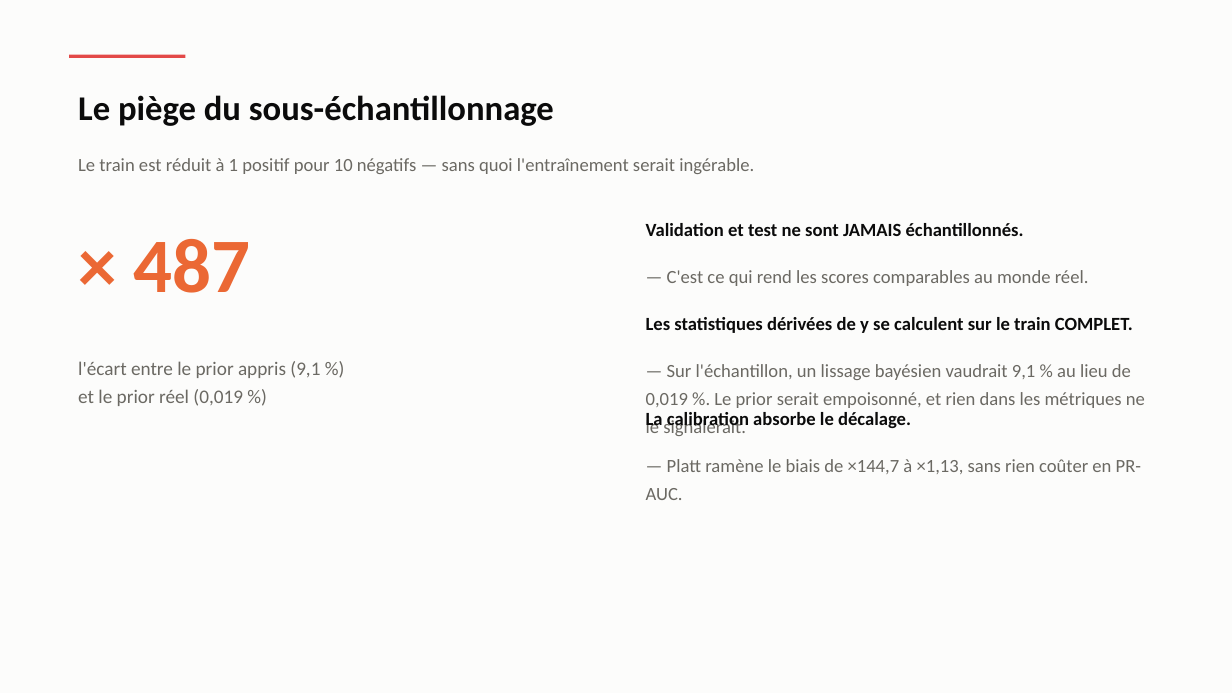
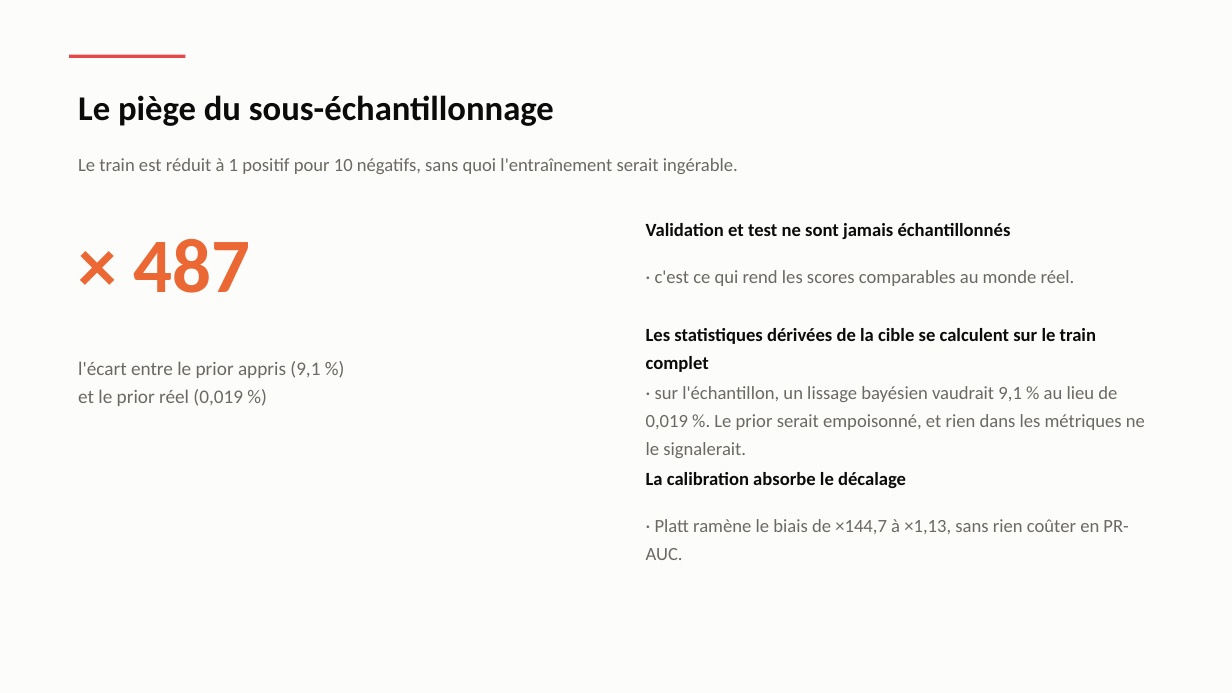
Before and after one commit to Hierogifle/terre-vent-feu-eau-data, a slide deck: slide 13 of presentation/soutenance.pptx (slide 9 before the commit). Drawn at 1232x693 pixels with LibreOffice and Linux fonts; fonts in the diff are those of the drawing. Boxes give left, top, right and bottom in pixels: in the first picture for what was removed or moved away, otherwise in the second. Text is boxed around its words. In the diff, an @@ line names an element or a change of style, - is before the commit and + after.

```diff
--- a/presentation/soutenance.pptx
+++ b/presentation/soutenance.pptx
@@ text at (x1=78, y1=158, x2=738, y2=174): text changed @@
-Le train est réduit à 1 positif pour 10 négatifs — sans quoi l'entraînement serait ingérable.
+Le train est réduit à 1 positif pour 10 négatifs, sans quoi l'entraînement serait ingérable.
@@ text at (x1=646, y1=223, x2=1011, y2=239): text changed @@
-Validation et test ne sont JAMAIS échantillonnés.
+Validation et test ne sont jamais échantillonnés
@@ text at (x1=655, y1=270, x2=1075, y2=286): text changed @@
-— C'est ce qui rend les scores comparables au monde réel.
+· c'est ce qui rend les scores comparables au monde réel.
@@ text at (x1=646, y1=328, x2=1096, y2=372): text changed @@
-Les statistiques dérivées de y se calculent sur le train COMPLET.
+Les statistiques dérivées de la cible se calculent sur le train complet
@@ text at (x1=646, y1=386, x2=1145, y2=458): text changed @@
-— Sur l'échantillon, un lissage bayésien vaudrait 9,1 % au lieu de 0,019 %. Le prior serait empoisonné, et rien dans les métriques ne le signalerait.
+· sur l'échantillon, un lissage bayésien vaudrait 9,1 % au lieu de 0,019 %. Le prior serait empoisonné, et rien dans les métriques ne le signalerait.
@@ text at (x1=646, y1=472, x2=906, y2=488): text changed @@
-La calibration absorbe le décalage.
+La calibration absorbe le décalage
@@ text at (x1=646, y1=519, x2=1128, y2=560): text changed @@
-— Platt ramène le biais de ×144,7 à ×1,13, sans rien coûter en PR-AUC.
+· Platt ramène le biais de ×144,7 à ×1,13, sans rien coûter en PR-AUC.
```
Also in this commit, not shown: 25 other slides changed, 11 slides added, 5 slides removed, 4 other files.
